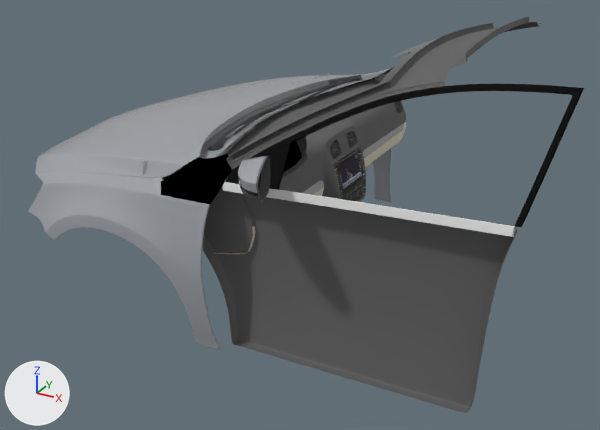
The FBX model Assets/model/jieda.fbx as it was, and as the next commit left it.
Rendered twice from a camera (50 mm lens) standing at (0.311, -0.571, 0.224) and looking at (0.008, -0.021, -0.051). The lights are fixed; the arrows at lower left show +X, +Y and +Z. Where no turn or scale is listed for an object, it has been applied to the vertices. Vertices at the same position are counted once.

The first picture shows 'dishboard', 'fender', 'hood', 'interior', 'interior windshield', 'mirror left', 'pCube2', 'polySurface13', 'polySurface5', 'polySurface6', 'wipers', 'wipers mont'.
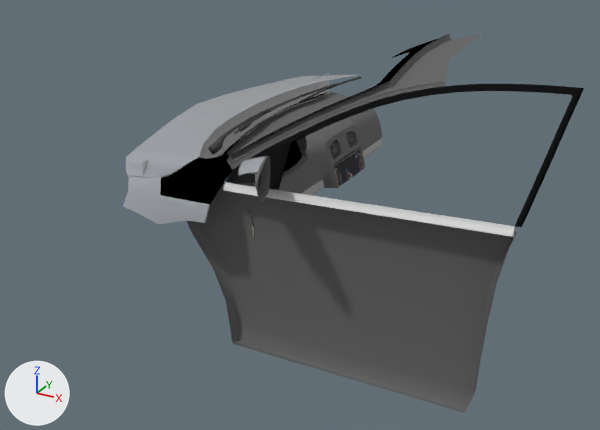
Pixel boxes [x1, y1, x2, y2] of what changed, in the pictures (600 x 430 px):
'fender', reshaped (70% narrower, 75% shorter): before [28, 69, 392, 350]; after [123, 154, 232, 224]
'hood', reshaped (28% narrower): before [35, 74, 361, 178]; after [126, 74, 361, 178]
'dishboard', reshaped (13% narrower, 18% shorter): before [214, 79, 406, 255]; after [216, 92, 382, 237]
'interior', reshaped (18% narrower, 11% shorter): before [227, 17, 541, 170]; after [227, 34, 485, 170]
'wipers mont', deleted: before [200, 79, 363, 158]
'interior windshield', reshaped (18% narrower, 10% shorter): before [222, 25, 483, 159]; after [223, 39, 436, 159]
part 1 of me_mesh_002, cut back: before [216, 79, 406, 255]; after [252, 138, 382, 227]
part 2 of me_mesh_011, deleted: before [223, 182, 515, 237]
part 3 of me_mesh_004, cut back: before [35, 74, 361, 178]; after [127, 81, 322, 178]
part 4 of me_mesh_006, deleted: before [239, 184, 258, 197]
part 5 of me_mesh_006, cut back: before [231, 159, 279, 201]; after [231, 162, 270, 196]
part 6 of me_mesh_007, deleted: before [329, 69, 392, 202]
part 7 of me_mesh_007, cut back: before [28, 154, 229, 349]; after [160, 156, 229, 198]
part 8 of me_mesh, cut back: before [227, 17, 541, 167]; after [236, 34, 453, 167]
part 9 of me_mesh_008, cut back: before [222, 25, 483, 159]

The change in detail:
me_mesh_007 is used by ob_fender; location (0.1373, 0.0102, -0.023).
me_mesh_007 had 7410 vertices, 7120 faces and spanned x -0.313..-0.12, y -0.169..0.169, z -0.086..0.058.
me_mesh_007 now has 140 vertices, 104 faces and spans x -0.207..-0.12, y -0.164..-0.133, z 0.007..0.058.
me_mesh_007 part 6: the loose piece of 3705 vertices spanning x -0.313..-0.12, y 0.133..0.169, z -0.086..0.058 is deleted.
me_mesh_007 part 7: 10 vertices moved within x -0.178..-0.121, y -0.147..-0.135, z 0.035..0.056; 3565 vertices removed from x -0.313..-0.12, y -0.169..-0.133, z -0.086..0.058.
me_mesh_004 is used by ob_hood; location (0.1373, 0.0102, -0.023).
me_mesh_004 had 4145 vertices, 4024 faces and spanned x -0.368..-0.154, y -0.147..0.147, z 0.002..0.052.
me_mesh_004 now has 92 vertices, 69 faces and spans x -0.247..-0.154, y -0.147..0.143, z 0.03..0.052.
me_mesh_004 part 3: 4 vertices moved within x -0.185..-0.159, y -0.147..0.062, z 0.034..0.051; 4053 vertices removed from x -0.368..-0.154, y -0.147..0.147, z 0.002..0.052.
me_mesh is used by ob_interior; location (0.1373, 0.0102, -0.023).
me_mesh had 2681 vertices, 2528 faces and spanned x -0.127..0.015, y -0.144..0.144, z 0.05..0.132.
me_mesh now has 297 vertices, 257 faces and spans x -0.127..0.015, y -0.144..0.025, z 0.05..0.124.
me_mesh part 8: 13 vertices moved within x -0.119..0.013, y -0.139..0.016, z 0.05..0.119; 2384 vertices removed from x -0.127..0.015, y -0.144..0.144, z 0.05..0.132.
me_mesh_002 is used by ob_dishboard; location (0.0129, 0.0102, -0.0158).
me_mesh_002 had 19716 vertices, 18652 faces and spanned x -0.046..0.031, y -0.139..0.139, z -0.039..0.055.
me_mesh_002 now has 4059 vertices, 3563 faces and spans x -0.046..0.027, y -0.139..0.083, z -0.007..0.055.
me_mesh_002 part 1: 270 vertices moved within x -0.017..0.025, y -0.139..0.068, z -0.005..0.054; 14995 vertices removed from x -0.046..0.031, y -0.139..0.139, z -0.039..0.055.
me_mesh_008 is used by ob_interior_windshield; location (0.1373, 0.0102, -0.023).
me_mesh_008 had 1228 vertices, 1088 faces and spanned x -0.168..-0.022, y -0.137..0.137, z 0.045..0.121.
me_mesh_008 now has 123 vertices, 78 faces and spans x -0.168..-0.022, y -0.137..0.069, z 0.045..0.121.
me_mesh_008 part 9: 1 vertex moved within x -0.141, y -0.137, z 0.046; 1105 vertices removed from x -0.168..-0.022, y -0.137..0.137, z 0.045..0.121.
me_mesh_011 is used by ob_polysurface5; location (0.1373, 0.0102, -0.023).
me_mesh_011 had 590 vertices, 538 faces and spanned x -0.125..0.073, y -0.149..-0.146, z 0.036..0.052.
me_mesh_011 now has 9 vertices, 5 faces and spans x -0.125..0.073, y -0.149..-0.146, z 0.036..0.052.
me_mesh_011 part 2: 581 vertices removed from x -0.125..0.073, y -0.149..-0.146, z 0.036..0.052.
me_mesh_006 is used by ob_mirror_left; location (0.0665, -0.1604, 0.0387).
me_mesh_006 had 8675 vertices, 8384 faces and spanned x -0.0477..-0.0001, y -0.0193..0.0351, z -0.0197..0.0123.
me_mesh_006 now has 495 vertices, 359 faces and spans x -0.0477..-0.0001, y -0.0192..0.0351, z -0.0195..0.0123.
me_mesh_006 part 4: the loose piece of 745 vertices spanning x -0.0222..-0.0011, y -0.0178..-0.0046, z -0.0064..-0.003 is deleted.
me_mesh_006 part 5: 12 vertices moved within x -0.0146..-0.0003, y -0.0178..0.019, z -0.0155..0.009; 7443 vertices removed from x -0.0477..-0.0001, y -0.0193..0.0351, z -0.0197..0.0123; 8 vertices added at x -0.0477..-0.0308, y 0.0231..0.024, z -0.0195..-0.0184.
me_mesh_006 no longer uses material mat_material__1445 (black #1c1c1c).
Object 'wipers mont' (ob_wipers_mont) is deleted.
